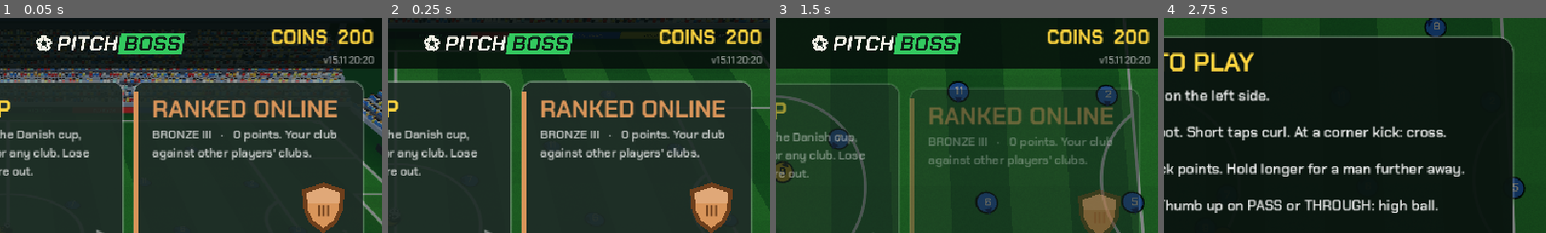
Above: before the commit, frames 1-4 (left to right).
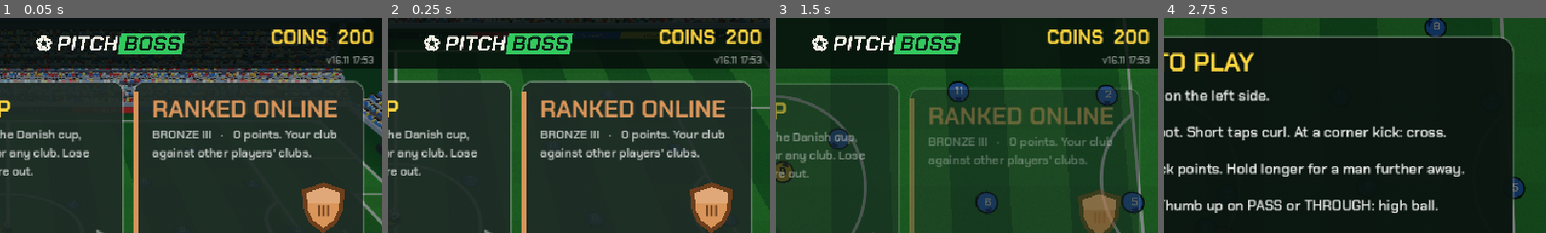
Above: after the commit, the same moments.

Repository: Woodmandk/Mini-Football
Game: Godot game, scene res://main.tscn
Same seed, same stepped clock (60 frames per second), same inputs: the game is played once before the commit and once after it.
Inputs:
- Up to frame 1 (0.05 s): no input
- Up to frame 2 (0.25 s): no input
- Up to frame 3 (1.5 s): click "PLAY" at 0.5 s; click "PLAY" at 1.25 s
- Up to frame 4 (2.75 s): click "PLAY WITH A FRIEND" at 2 s
The pictures show only the part of the screen within x 49-99%, y 0-50%; the shares and areas given below are measured in that part.

The runs differ from the first frame. In frame 1, 0.3% of the frame differs, in the area x 84-98%, y 17-22%; in frame 2, 0.3%; in frame 3, 0.3%; in frame 4, nothing differs.

Commit message:
3D: passes pick the nearest man where you aim (tap vs clear hold), opponents leave the keeper room when he holds the ball (v16.11 17:53)
Co-Authored-By: Claude Opus 5.5 <noreply@anthropic.com>
Claude-Session: https://claude.ai/code/session_01PwNi5bK4CMJXKNSWTzsqZB

Diff:
--- a/godot3d/main.gd
+++ b/godot3d/main.gd
@@ -472,7 +472,7 @@
 					q.position = Vector3(-HL + 1, 0, HW - 1)
 			for q in teams[1]:
 				q.position = Vector3(40, 0, 30)
-			for c in [[Vector2(1, 0), -1.0], [Vector2(1, 0), 0.3], [Vector2(1, 0), 1.0], [Vector2(1, 0.8), -1.0], [Vector2(0.3, 1), -1.0], [Vector2(0, -1), -1.0], [Vector2(-1, 0), -1.0], [Vector2(1, -0.25), -1.0]]:
+			for c in [[Vector2(1, 0), -1.0], [Vector2(1, 0), 0.3], [Vector2(1, 0), 0.5], [Vector2(1, 0), 0.75], [Vector2(1, 0), 1.0], [Vector2(1, 0.45), -1.0], [Vector2(0, 0), -1.0], [Vector2(1, 0.8), -1.0], [Vector2(0.3, 1), -1.0], [Vector2(0, -1), -1.0], [Vector2(-1, 0), -1.0], [Vector2(1, -0.25), -1.0]]:
 				var st: Vector2 = c[0].normalized()
 				var mm = _pass_target(pp, Vector3(st.x, 0, st.y), false, c[1])
 				print("PICKTEST stick=", st, " pw=", c[1], " -> ", (who.find(mm) if mm != null else -1), " at ", (mm.position if mm != null else Vector3.ZERO))
@@ -3383,6 +3383,7 @@
 				return
 			if state == "full":
 				print("AUTOTEST score=", score, " stats=", stats, " bot=", bstats)
+				print("AUTOTEST gk_hands frames=", get_meta("gk_n", 0), " nearest_opp_min=", snappedf(get_meta("gk_min", 99.0), 0.1))
 				print("AUTOTEST team=", tst)
 				for ti in 2:
 					var m: Array = shp[ti]
@@ -3468,6 +3469,12 @@
 func _tick(dt: float) -> void:
 	state_t += dt
 	thru_left -= dt
+	if autotest and ball_owner != null and ball_owner.hands() and ball_owner.hold_t > 1.5:
+		var gmin := 99.0
+		for o in teams[1 - ball_owner.team]:
+			gmin = minf(gmin, o.position.distance_to(ball_owner.position))
+		set_meta("gk_min", minf(get_meta("gk_min", 99.0), gmin))
+		set_meta("gk_n", get_meta("gk_n", 0) + 1)
 	match state:
 		"intro":
 			if state_t > 0.7 and state_t < intro_len - 1.9:
@@ -4560,7 +4567,10 @@
 		if d < 3.0 or d > 55.0:
 			continue
 		cand.append([m, d, dn.dot(to / d)])
-	for cone in [0.8, 0.6, 0.25]:
+	# Nearest in the direction you aim: angle and distance are weighed together, so a man a bit off
+	# the line close by beats one dead on the line far away (like FIFA). The wide cone is only used
+	# when nobody is roughly where you point.
+	for cone in [0.5, 0.0]:
 		var ins := []
 		var near := 1e9
 		for c in cand:
@@ -4569,20 +4579,21 @@
 				near = minf(near, c[1])
 		if ins.is_empty():
 			continue
-		var eff := clampf((pw - 0.35) / 0.65, 0.0, 1.0)
-		var want := lerpf(near, 48.0, eff)
+		# a normal press is a tap; only a clear hold (over half the meter) reaches for a man further on
+		var eff := clampf((pw - 0.5) / 0.5, 0.0, 1.0)
+		var want := lerpf(near, 45.0, eff)
 		var best = null
 		var bs := 1e9
 		for c in ins:
 			var m = c[0]
 			var d: float = c[1]
-			# off the line of the stick costs about as much as 12 m further away
-			var sc: float = (1.0 - c[2]) * 22.0
-			sc += (d * 0.13) if eff <= 0.0 else absf(d - want) * 0.13
+			# 30 degrees off the line costs as much as 13 m further away
+			var sc: float = (1.0 - c[2]) * 18.0
+			sc += (d * 0.18) if eff <= 0.0 else absf(d - want) * 0.16
 			if m.role == "GK":
 				sc += 4.0
 			if thru:
-				sc -= clampf(m.vel.x * s, 0.0, 8.0) * 0.12
+				sc -= clampf(m.vel.x * s, 0.0, 8.0) * 0.08
 			if set_piece in ["", "fk", "kick"] and _is_offside(p, m):
 				sc += 1.0
 			if sc < bs:
@@ -4592,6 +4603,9 @@
 	return null
 
 func _pass_target(p, dir3: Vector3, ai: bool, want_d := -1.0, thru := false):
+	if not ai and dir3.length() <= 0.25 and set_piece == "" and p.role != "GK":
+		# no stick: FIFA passes the way the player is facing
+		dir3 = p.fwd()
 	if not ai and dir3.length() > 0.25 and set_piece != "corner":
 		var pw := -1.0 if want_d <= 0.0 else want_d
 		return _human_target(p, dir3, pw, thru)
@@ -4745,7 +4759,7 @@
 					q.position = Vector3(-HL + 1, 0, HW - 1)
 			for q in teams[1]:
 				q.position = Vector3(40, 0, 30)
-			for c in [[Vector2(1, 0), -1.0], [Vector2(1, 0), 0.3], [Vector2(1, 0), 1.0], [Vector2(1, 0.8), -1.0], [Vector2(0.3, 1), -1.0], [Vector2(0, -1), -1.0], [Vector2(-1, 0), -1.0], [Vector2(1, -0.25), -1.0]]:
+			for c in [[Vector2(1, 0), -1.0], [Vector2(1, 0), 0.3], [Vector2(1, 0), 0.5], [Vector2(1, 0), 0.75], [Vector2(1, 0), 1.0], [Vector2(1, 0.45), -1.0], [Vector2(0, 0), -1.0], [Vector2(1, 0.8), -1.0], [Vector2(0.3, 1), -1.0], [Vector2(0, -1), -1.0], [Vector2(-1, 0), -1.0], [Vector2(1, -0.25), -1.0]]:
 				var st: Vector2 = c[0].normalized()
 				var mm = _pass_target(pp, Vector3(st.x, 0, st.y), false, c[1])
 				print("PICKTEST stick=", st, " pw=", c[1], " -> ", (who.find(mm) if mm != null else -1), " at ", (mm.position if mm != null else Vector3.ZERO))
@@ -5490,6 +5504,25 @@
 		return _run_to(p, _meet_for(p, aim), p.top_speed)
 	if loose and p == chaser[t]:
 		return _run_to(p, aim, p.top_speed * cpu["spd"])
+	if not loose and not ours and ball_owner.hands():
+		# The keeper has it in his hands: like real players, everybody drops out of the box and gives
+		# him room to throw or kick it out, nobody stands in front of him.
+		var gk = ball_owner
+		var gx: float = signf(gk.position.x) * HL
+		var spot: Vector3 = p.position
+		var away: Vector3 = spot - gk.position
+		away.y = 0.0
+		if away.length() < 14.0:
+			if away.length() < 0.5:
+				away = Vector3(-signf(gx), 0, 0.3)
+			spot = gk.position + away.normalized() * 14.0
+		if absf(spot.x - gx) < 18.0 and absf(spot.z) < 21.5:
+			spot.x = gx - signf(gx) * 18.5
+		spot.x = clampf(spot.x, -HL + 1.0, HL - 1.0)
+		spot.z = clampf(spot.z, -HW + 1.0, HW - 1.0)
+		if p.position.distance_to(spot) < 1.0:
+			return Vector3.ZERO
+		return _run_to(p, spot, p.top_speed * 0.8)
 	if not loose and not ours and set_piece == "":
 		var c = ball_owner
 		var own_goal := Vector3(-HL * s, 0, 0)
Not shown, changed: godot3d/version.txt
Not shown, changed: 3d/index.pck
